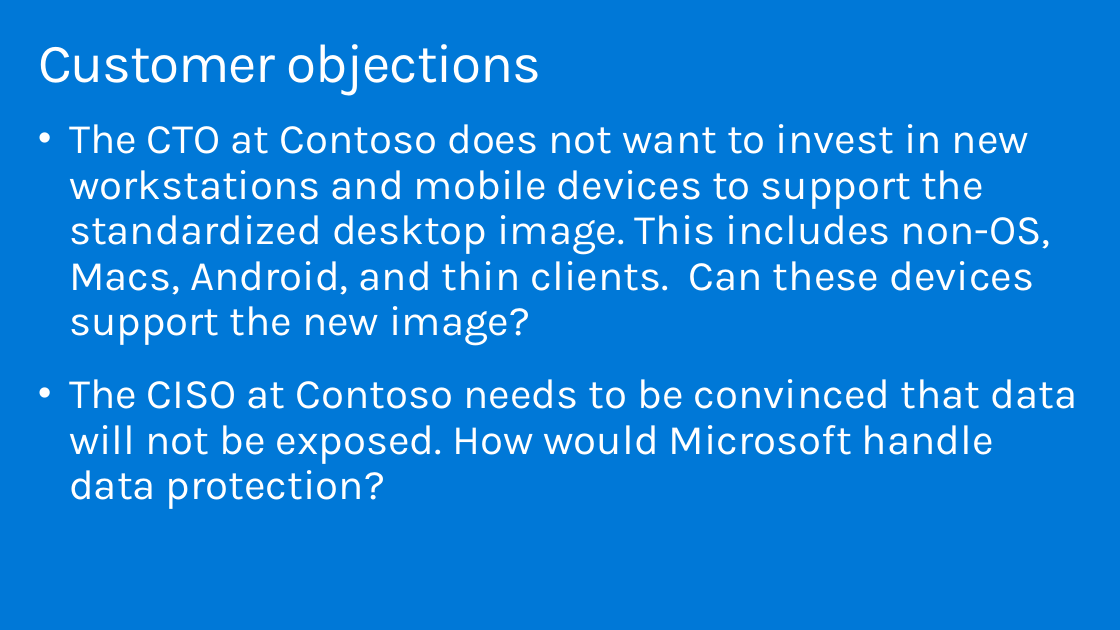
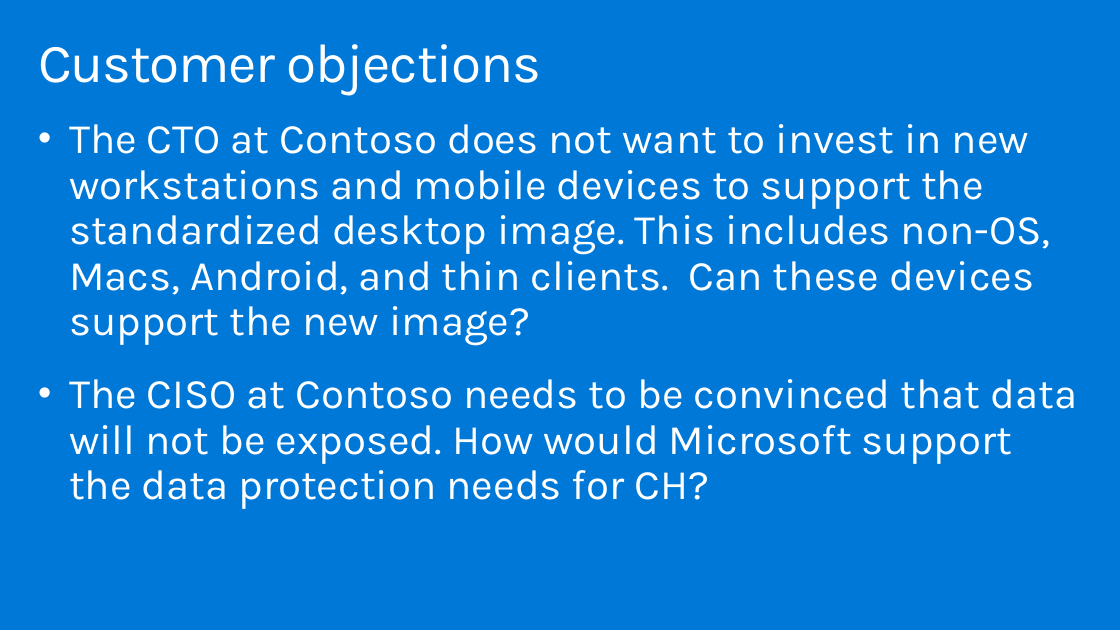
Before and after one commit to dwnatwick/MCW-Windows-Virtual-Desktop, a slide deck: slide 11 of Whiteboard-design-session/WDS trainer presentation - Windows Virtual Desktop.pptx. Drawn at 1120x630 pixels with LibreOffice and Linux fonts; fonts in the diff are those of the drawing. Boxes give left, top, right and bottom in pixels: in the first picture for what was removed or moved away, otherwise in the second. Text is boxed around its words. In the diff, an @@ line names an element or a change of style, - is before the commit and + after.

```diff
--- a/Whiteboard-design-session/WDS trainer presentation - Windows Virtual Desktop.pptx
+++ b/Whiteboard-design-session/WDS trainer presentation - Windows Virtual Desktop.pptx
@@ text at [69, 379, 1077, 509]: text changed @@
-• The CISO at Contoso needs to be convinced that data will not be exposed. How would Microsoft handle data protection?
+• The CISO at Contoso needs to be convinced that data will not be exposed. How would Microsoft support the data protection needs for CH?
```
Also in this commit, not shown: 2 other files.
